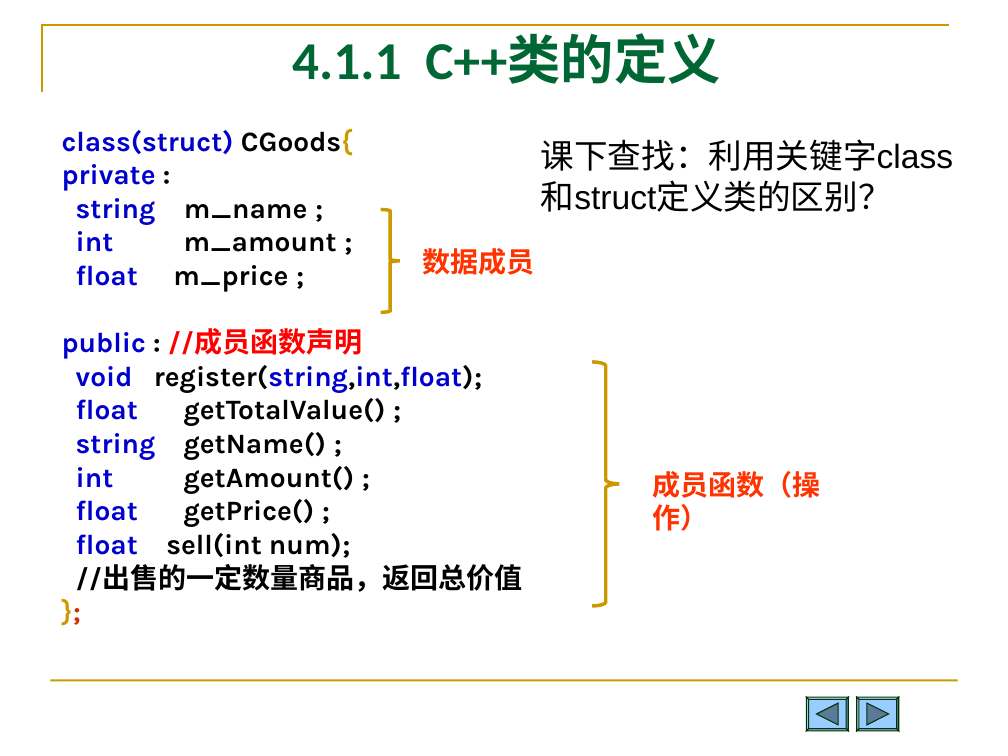
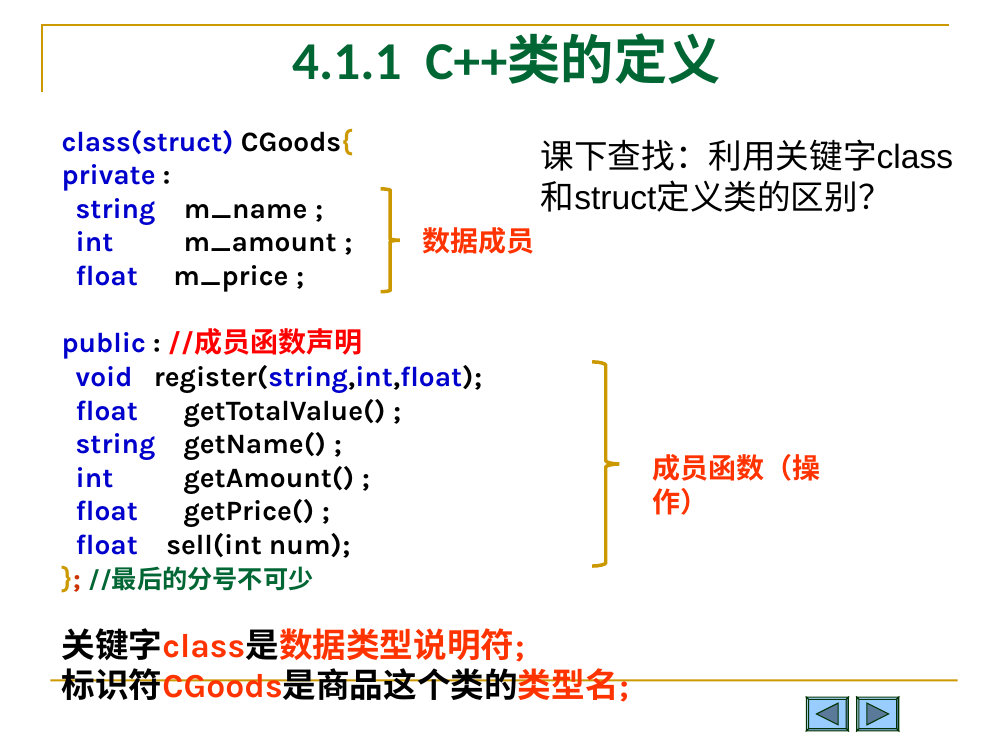
Before and after one commit to Changhe160/Changhe160.github.io, a slide deck: slide 7 of teachingRes/Cplusplus/unit04类与对象.ppt (slide 9 before the commit). Drawn at 1008x756 pixels with LibreOffice and Linux fonts; fonts in the diff are those of the drawing. Boxes give left, top, right and bottom in pixels: in the first picture for what was removed or moved away, otherwise in the second. Text is boxed around its words. In the diff, an @@ line names an element or a change of style, - is before the commit and + after.

```diff
--- a/teachingRes/Cplusplus/unit04类与对象.ppt
+++ b/teachingRes/Cplusplus/unit04类与对象.ppt
@@ freeform shape: place and size @@
-freeform shape at (381,210,400,312)
+freeform shape at (381,188,400,291)
@@ text "数据成员": place and size @@
-text "数据成员" at (422,248,534,275)
+text "数据成员" at (422,227,534,254)
@@ freeform shape: place and size @@
-freeform shape at (593,362,620,606)
+freeform shape at (593,362,620,566)
@@ text "成员函数（操作）": place and size @@
-text "成员函数（操作）" at (652,471,820,531)
+text "成员函数（操作）" at (652,454,820,515)
@@ text at (62,566,630,702): text changed; size 20 to 24 pt; text colour #000000 to #FF3300 @@
-//出售的一定数量商品，返回总价值
-};
+}; //最后的分号不可少
+关键字class是数据类型说明符;
+标识符CGoods是商品这个类的类型名;
```
Also in this commit, not shown: 16 other slides changed, 2 slides removed.
